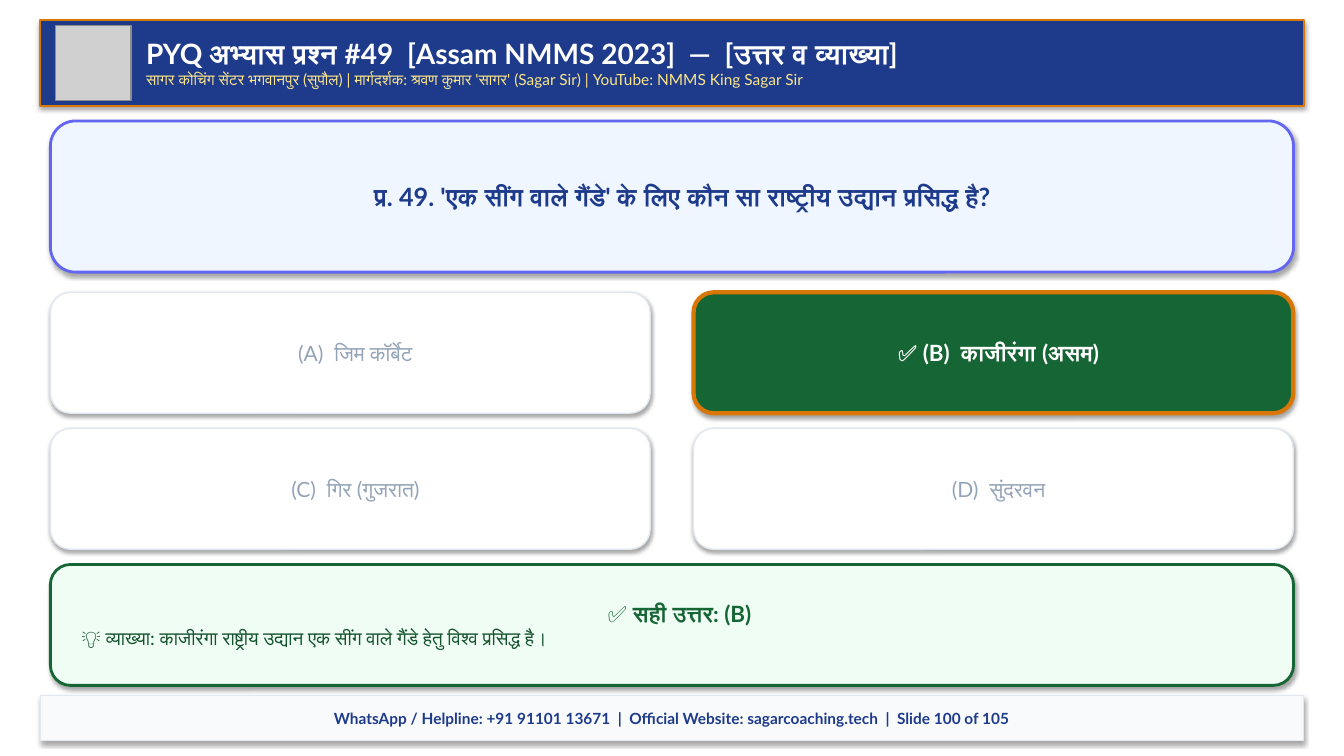
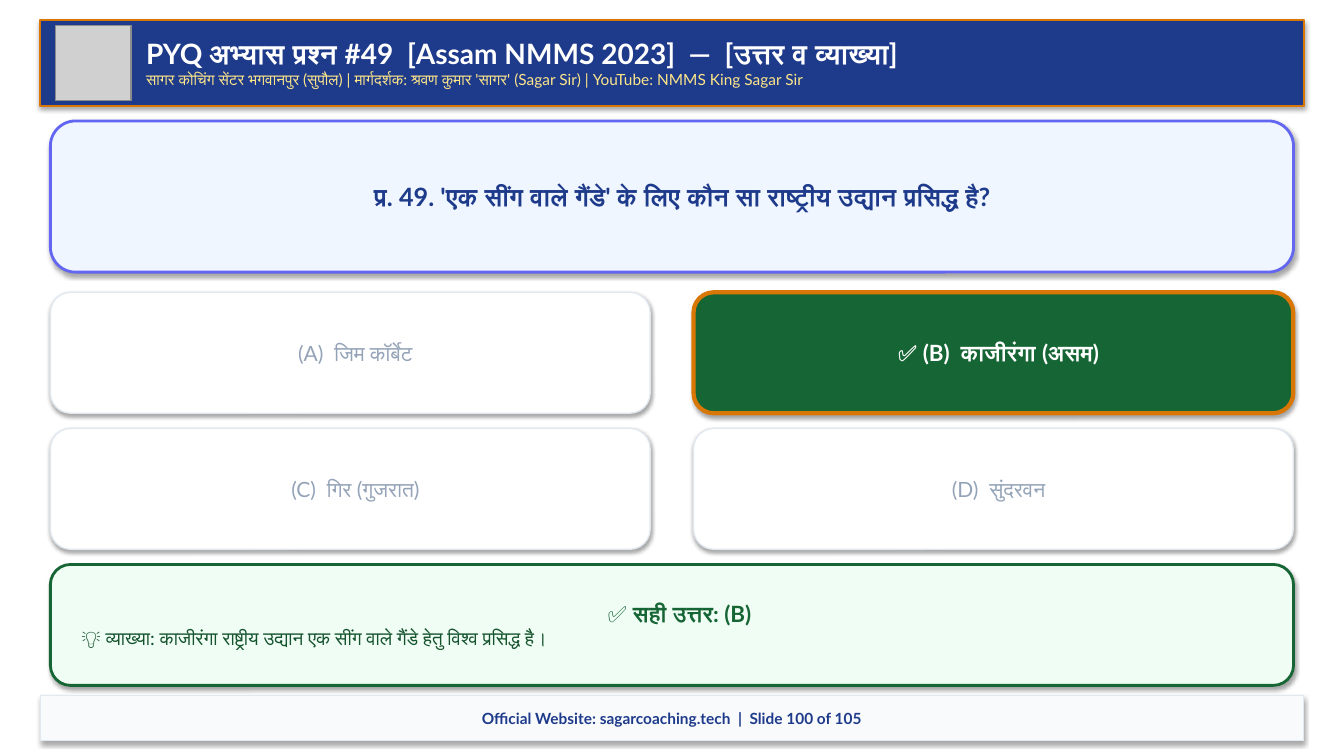
Before and after one commit to Sudhirkr85/nnms, a slide deck: slide 100 of SST_Complete_Course_SagarSir/04_Full_Mock_Tests_महा_अभ्यास/Mock_Test_02.pptx. Drawn at 1344x756 pixels with LibreOffice and Linux fonts; fonts in the diff are those of the drawing; grey boxes stand for pictures. Boxes give left, top, right and bottom in pixels: in the first picture for what was removed or moved away, otherwise in the second. Text is boxed around its words. In the diff, an @@ line names an element or a change of style, - is before the commit and + after.

```diff
--- a/SST_Complete_Course_SagarSir/04_Full_Mock_Tests_महा_अभ्यास/Mock_Test_02.pptx
+++ b/SST_Complete_Course_SagarSir/04_Full_Mock_Tests_महा_अभ्यास/Mock_Test_02.pptx
@@ text in rectangle at [482,712,862,727]: text changed @@
-WhatsApp / Helpline: +91 91101 13671 | Official Website: sagarcoaching.tech | Slide 100 of 105
+Official Website: sagarcoaching.tech | Slide 100 of 105
```
Also in this commit, not shown: 104 other slides changed, 53 other files.
